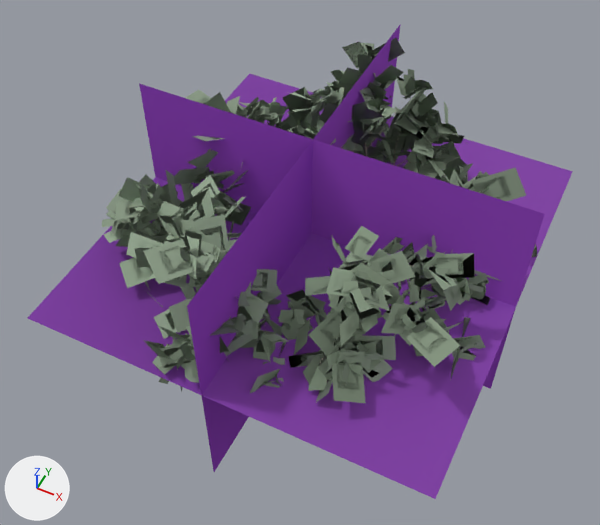
Before and after pictures for a commit that changed the glTF model data/models/board/vegetation/foliage-highland.glb.
Before and after are seen from a camera (50 mm lens) standing at (17.3, -36.4, 51.5) and looking at (-0.1, -1.7, 8.2). The axes (+X, +Y, +Z) are drawn at lower left. The lights are the same throughout. The picture after the commit comes second. Where no turn or scale is listed for an object, it has been applied to the vertices. Vertices at exactly the same position are counted once.

The older version as bpy lines, for what is in view:
```python
me_foliage_highland_lod0 = bpy.data.meshes.new('foliage-highland-lod0')
me_foliage_highland_lod0.from_pydata(...)  # 15841 vertices, 14188 faces; spans x -12.9..14.7, y -14.8..14.5, z 0.0..18.0
# faces by material slot: [6476, 7712]
me_foliage_highland_lod0.materials.append(mat_bark)
me_foliage_highland_lod0.materials.append(mat_canopy_cutout)  # its picture is missing
me_foliage_highland_lod1 = bpy.data.meshes.new('foliage-highland-lod1')
me_foliage_highland_lod1.from_pydata(...)  # 4925 vertices, 3008 faces; spans x -12.9..14.7, y -14.8..14.5, z 0.0..18.0
# faces by material slot: [808, 2200]
me_foliage_highland_lod1.materials.append(mat_bark)
me_foliage_highland_lod1.materials.append(mat_canopy_cutout)  # its picture is missing
me_foliage_highland_lod3 = bpy.data.meshes.new('foliage-highland-lod3')
me_foliage_highland_lod3.from_pydata(...)  # 12 vertices, 6 faces; spans x -12.9..14.7, y -14.8..14.5, z 0.0..18.0
me_foliage_highland_lod3.materials.append(mat_impostor)  # its picture is missing
ob_foliage_highland_lod0_001 = bpy.data.objects.new('foliage-highland-lod0.001', me_foliage_highland_lod0)
ob_foliage_highland_lod0_001.location = (0.0, 0.0, 0.0)
ob_foliage_highland_lod1_001 = bpy.data.objects.new('foliage-highland-lod1.001', me_foliage_highland_lod1)
ob_foliage_highland_lod1_001.location = (0.0, 0.0, 0.0)
ob_foliage_highland_lod3_001 = bpy.data.objects.new('foliage-highland-lod3.001', me_foliage_highland_lod3)
ob_foliage_highland_lod3_001.location = (0.0, 0.0, 0.0)
# also in view: 'foliage-highland-lod2.001' at (0.9, -0.2, 9.0)
```
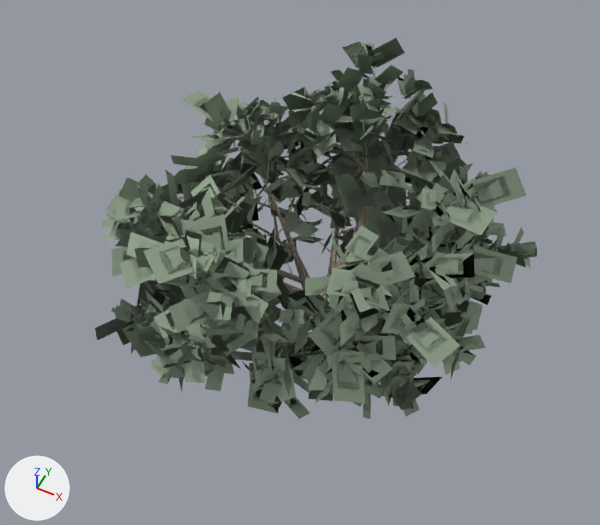
Where the change shows, as pixel boxes [x1, y1, x2, y2] in the pictures (600 x 525 px; the box of a moved part takes in the faces that stretch with it):
'foliage-highland-lod3.001', reshaped, recoloured (not visible afterwards): before [28, 25, 573, 499]
part 1 of me_foliage_highland_lod3, moved or reshaped (not visible afterwards): before [28, 74, 573, 499]
part 2 of me_foliage_highland_lod3, recoloured (purple): before [28, 25, 573, 499]

The change in detail:
me_foliage_highland_lod3 has 12 vertices, 6 faces and spans x -12.9..14.7, y -14.8..14.5, z 0.0..18.0.
me_foliage_highland_lod3 is used by ob_foliage_highland_lod3_001; location (0.0, 0.0, 0.0).
me_foliage_highland_lod3 part 1: the loose piece of 4 vertices spanning x -12.9..14.7, y -14.8..14.5, z 9.6 is moved by (0.0, 0.0, -0.3).
me_foliage_highland_lod3 part 2: 6 faces centred in x -3.7..5.5, y -5.1..4.7, z 6.0..12.0 are repainted in the vertex colours; the middle colour goes from purple #c155ff to pink #fa39cc.
